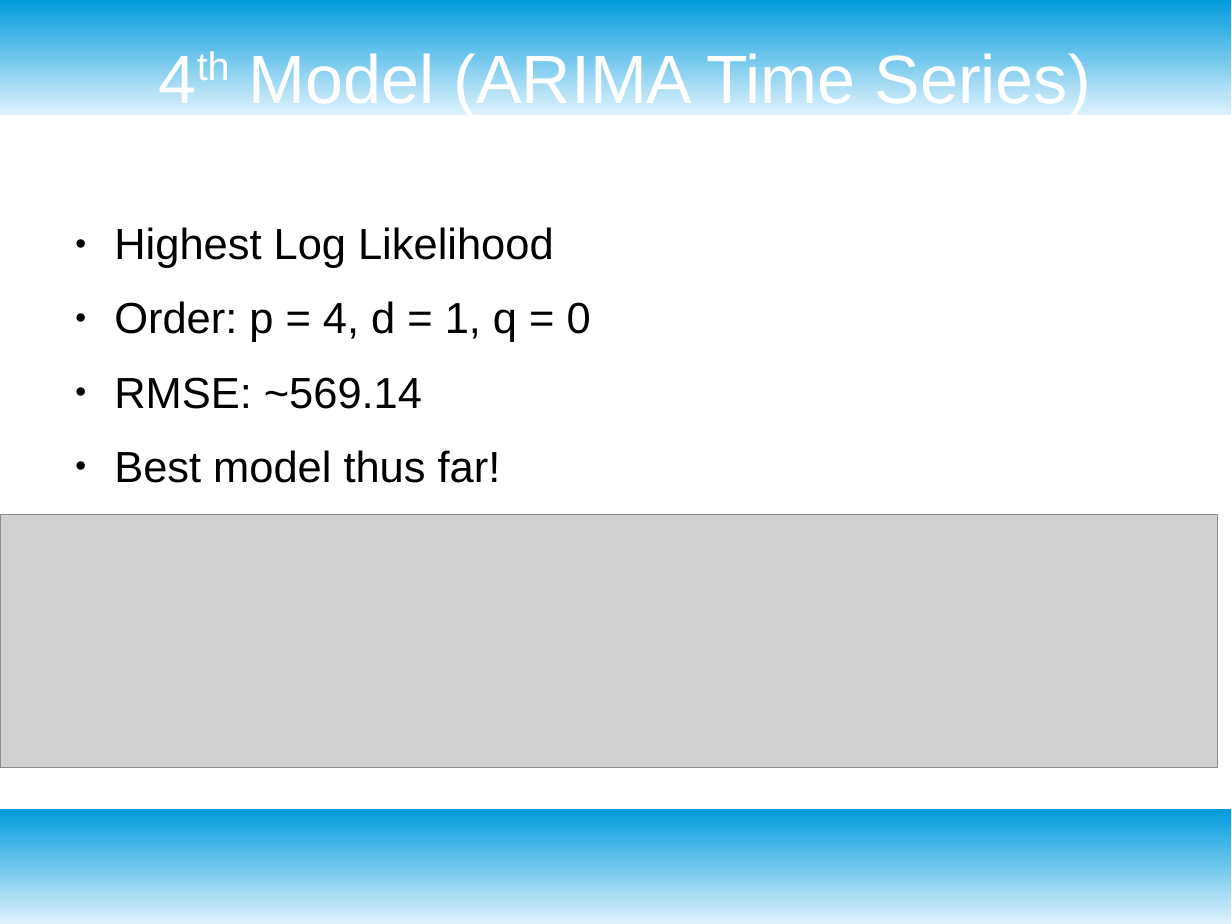
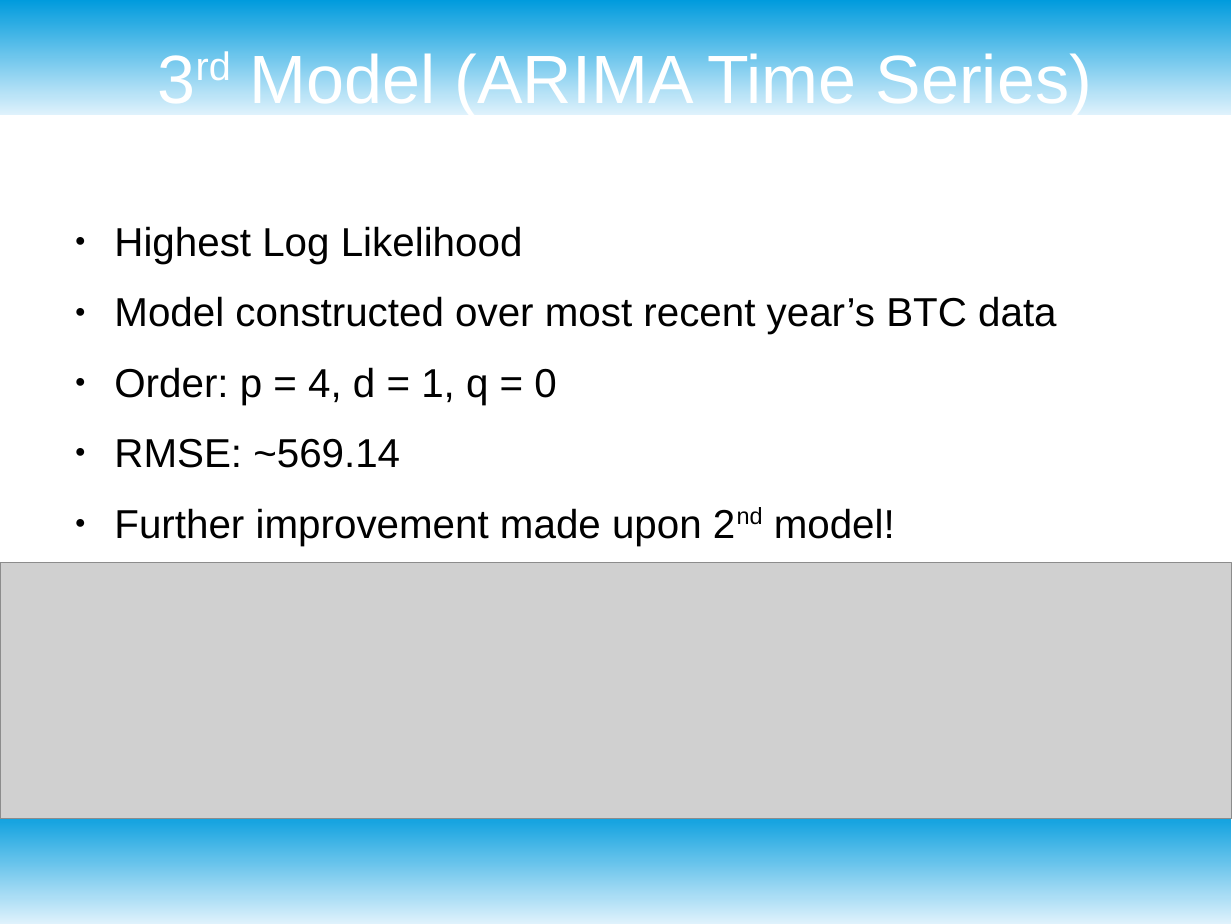
Before and after one commit to Johnson202/Bitcoin-Predictor-Model, a slide deck: slide 13 of Presentation.odp. Drawn at 1232x924 pixels with LibreOffice and Linux fonts; fonts in the diff are those of the drawing; grey boxes stand for pictures. Boxes give left, top, right and bottom in pixels: in the first picture for what was removed or moved away, otherwise in the second. Text is boxed around its words. In the diff, an @@ line names an element or a change of style, - is before the commit and + after.

```diff
--- a/Presentation.odp
+++ b/Presentation.odp
@@ title at (250,48,1092,115): text changed @@
-4th Model (ARIMA Time Series)
+3rd Model (ARIMA Time Series)
@@ text at (114,226,556,468): size 28 to 26 pt in "Highest Log Likelihood", "Order: p = 4, d = 1, ...", "RMSE: ~569.14" @@
@@ text at (114,296,1056,334): paragraph added @@
+● Model constructed over most recent year’s BTC data
@@ text at (114,508,895,546): text changed; size 28 to 26 pt @@
-● Best model thus far!
+● Further improvement made upon 2nd model!
@@ picture: place and size @@
-picture at (0,514,1219,768)
+picture at (0,562,1232,818)
```
Also in this commit, not shown: 7 other slides changed, 2 slides added, 2 other files.
